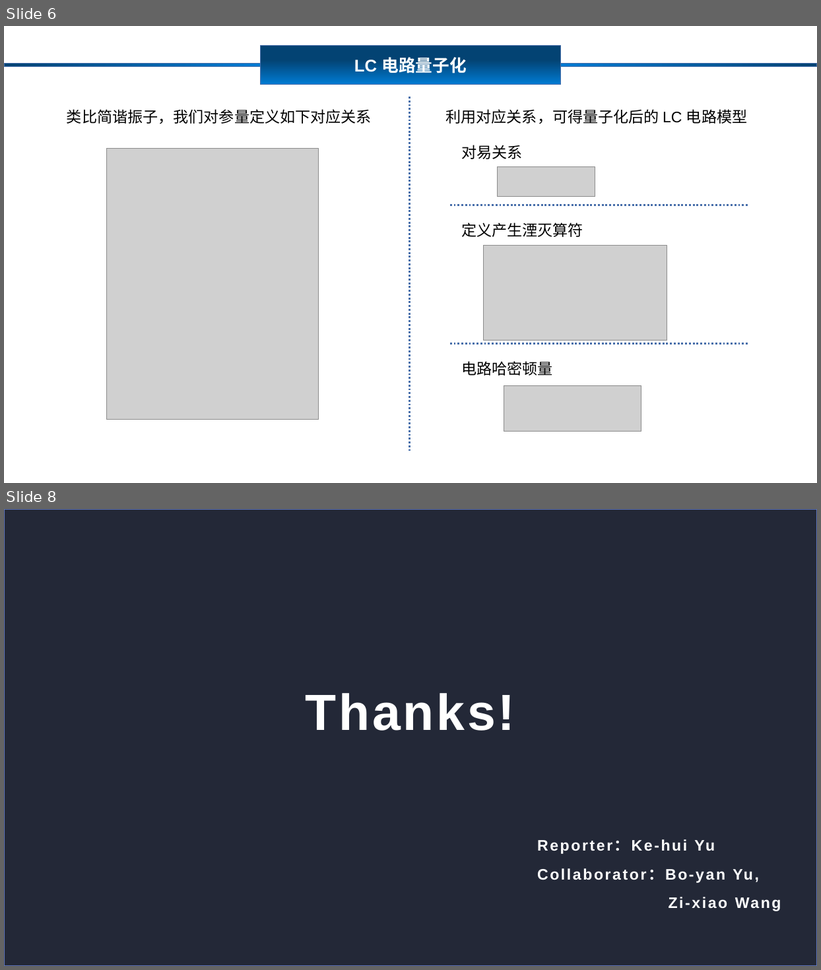
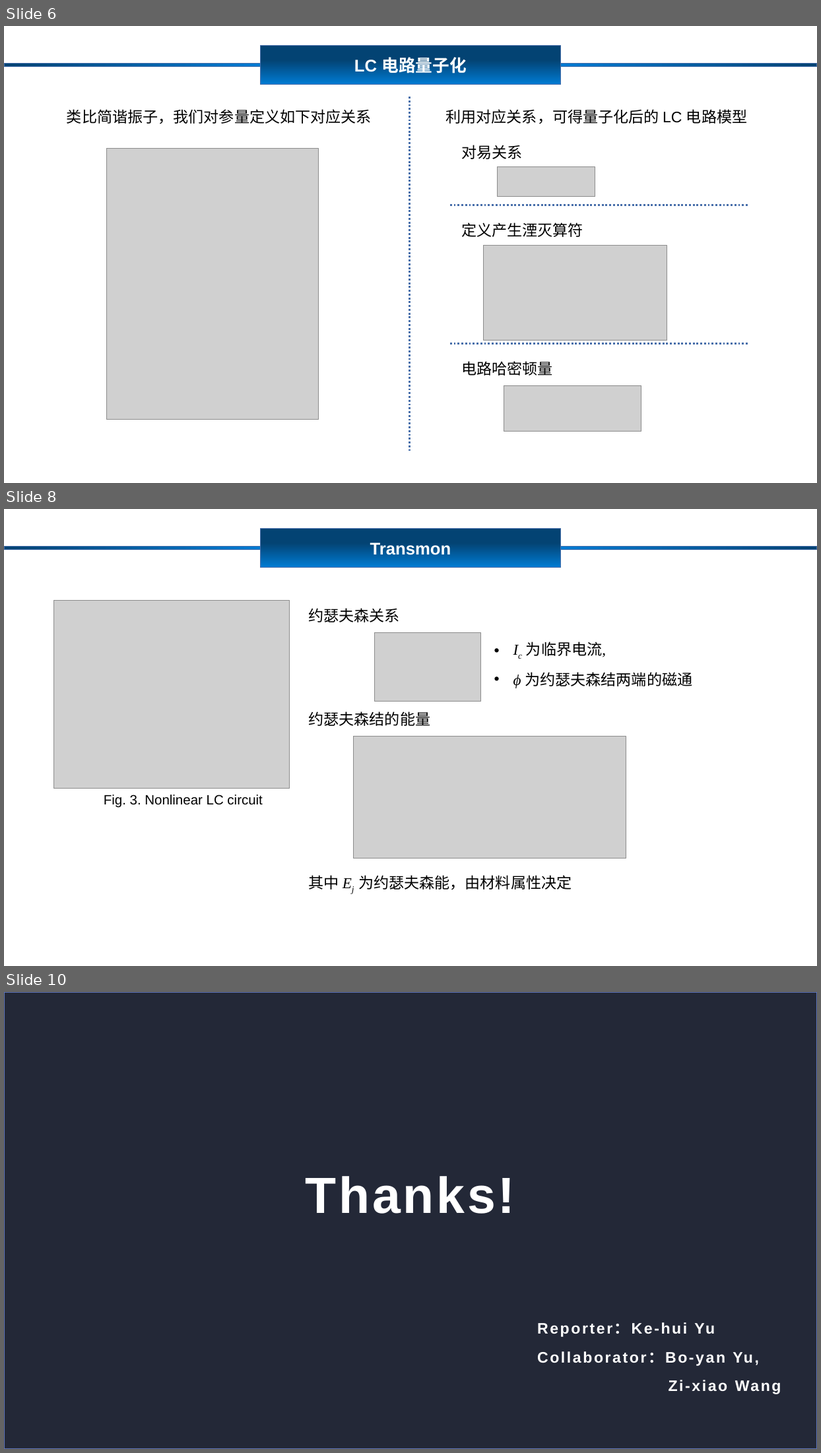
Before and after one commit to mantianxing-tiga/git-demo, a slide deck: Quantum Chip/Superconducting Quantum Chip.pptx. Shown one above the other, each under a label of ours: slides 6 and 8 before the commit, slides 6, 8 and 10 after it; the slides between them are not shown. The pictures are 821x970 and 821x1453 pixels, drawn with LibreOffice and Linux fonts; fonts in the diff are those of the drawing; grey boxes stand for pictures; background and template pictures are left out; a plain dark background stands for a picture behind light text. Boxes give left, top, right and bottom in pixels: in the first picture for what was removed or moved away, otherwise in the second. Text is boxed around its words. In the diff, an @@ line names an element or a change of style, - is before the commit and + after.

```diff
--- a/Quantum Chip/Superconducting Quantum Chip.pptx
+++ b/Quantum Chip/Superconducting Quantum Chip.pptx
@@ slide 8 added at [4,509,817,966], background #FFFFFF @@
@@ rectangle added at [4,546,260,550], fill gradient #007BD3 to #034373, outline #476FAA 1 pt @@
@@ rectangle added at [260,529,561,568], fill gradient #007BD3 to #034373, outline #476FAA 1 pt, 20 pt, text #FFFFFF, bold @@
+Transmon
@@ rectangle added at [561,546,817,550], fill gradient #034373 to #007BD3, outline #476FAA 1 pt @@
@@ picture added at [54,601,290,789] @@
@@ text added at [308,608,400,623], 18 pt, text #000000 @@
+约瑟夫森关系
@@ picture added at [375,633,481,702] @@
@@ text added at [514,642,692,689], 18 pt, text #000000 @@
+• Ic 为临界电流,
+• ϕ 为约瑟夫森结两端的磁通
@@ text added at [308,712,430,726], 18 pt, text #000000 @@
+约瑟夫森结的能量
@@ picture added at [354,737,626,859] @@
@@ text added at [104,795,262,808], 16 pt, text #000000 @@
+Fig. 3. Nonlinear LC circuit
@@ text added at [308,875,572,890], 18 pt, text #000000 @@
+其中 Ej 为约瑟夫森能，由材料属性决定
@@ what was slide 8 is now slide 10 @@
```
Also in this commit, not shown: 1 slide changed, 1 other slide added.
